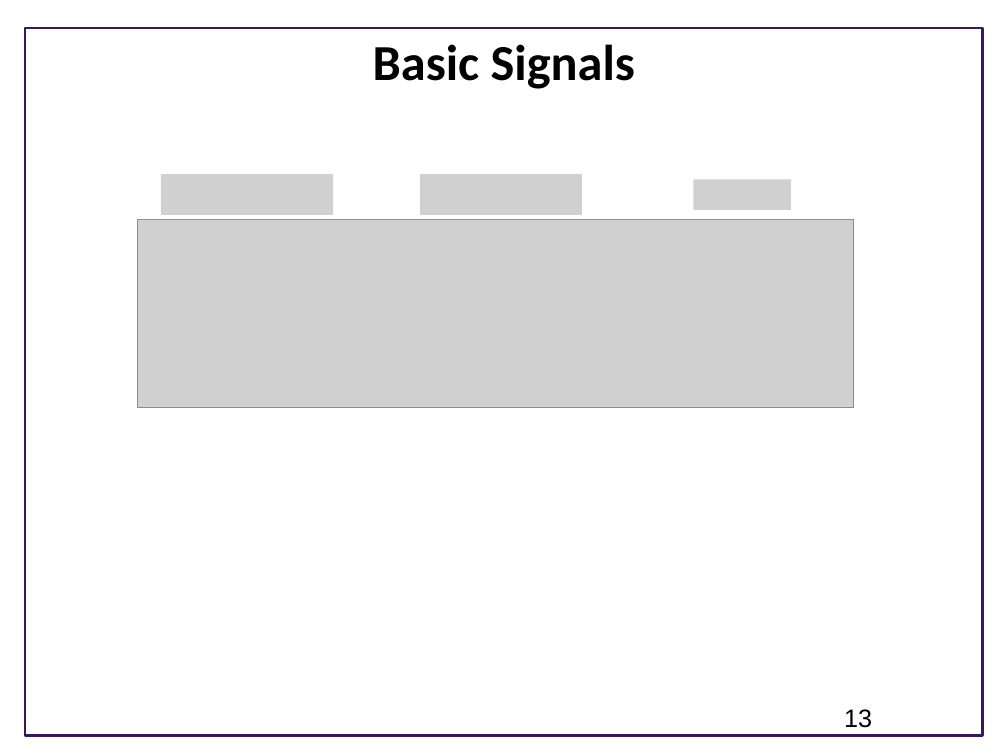
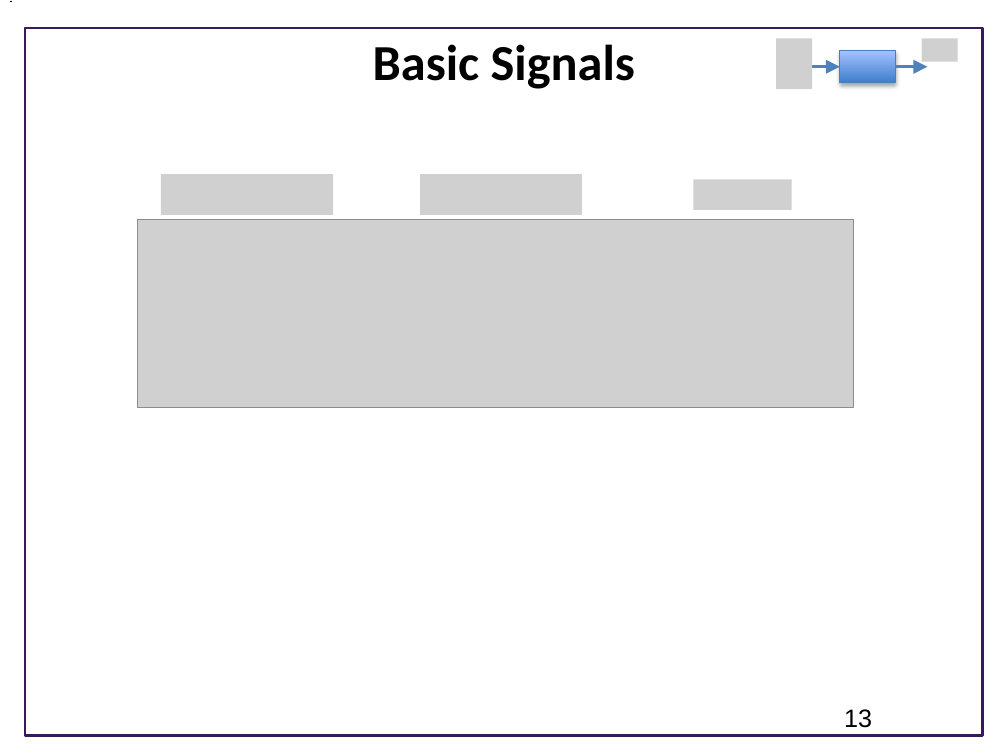
Before and after one commit to joseph-hellerstein/advanced-controls-lectures, a slide deck: slide 13 of lectures/lecture_09-linear_time_invariant_systems/linear_time_invariant_systems.pptx. Drawn at 1008x756 pixels with LibreOffice and Linux fonts; fonts in the diff are those of the drawing; grey boxes stand for pictures; background and template pictures are left out. Boxes give left, top, right and bottom in pixels: in the first picture for what was removed or moved away, otherwise in the second. Text is boxed around its words. In the diff, an @@ line names an element or a change of style, - is before the commit and + after.

```diff
--- a/lectures/lecture_09-linear_time_invariant_systems/linear_time_invariant_systems.pptx
+++ b/lectures/lecture_09-linear_time_invariant_systems/linear_time_invariant_systems.pptx
@@ group added at (776, 38, 958, 89): 2 arrows, 2 pictures, 1 rectangle @@
```
Also in this commit, not shown: 9 other slides changed, 2 slides added, 1 other file.
